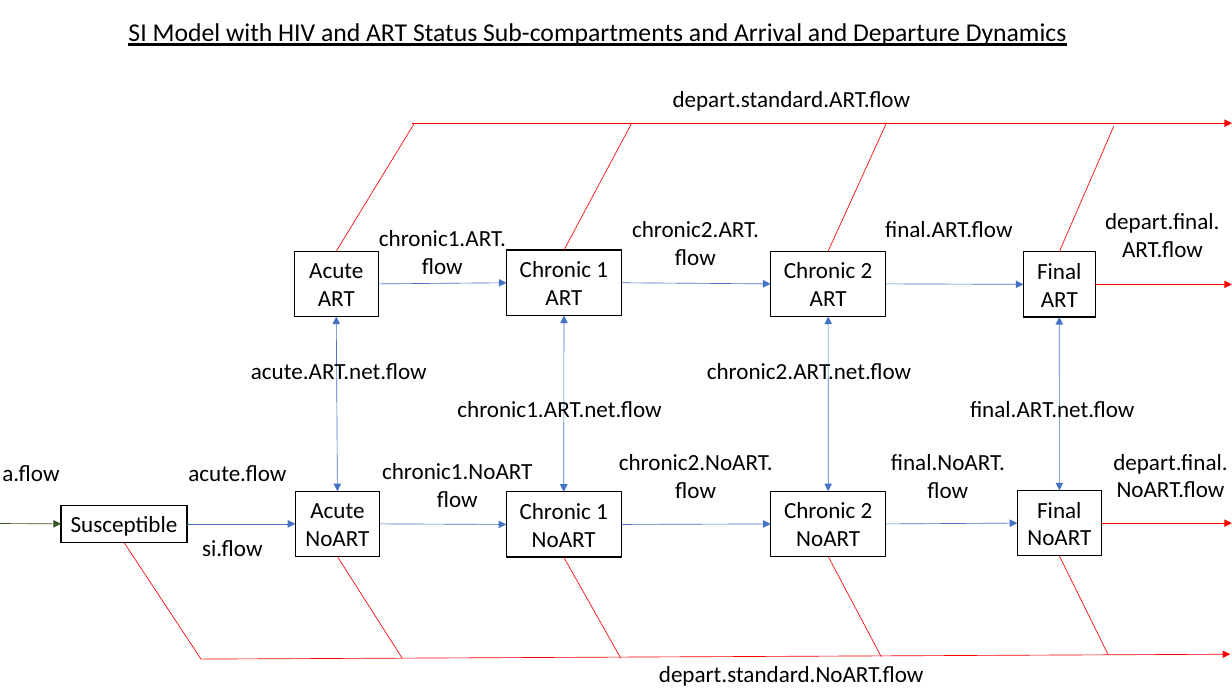
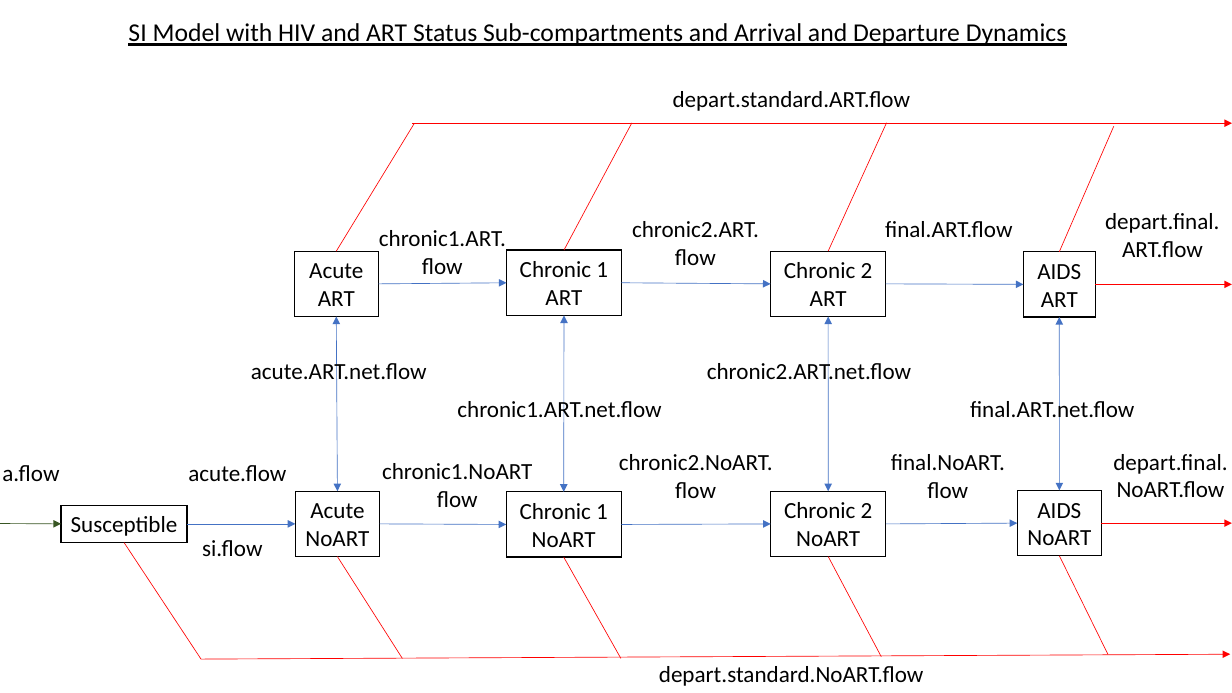
Before and after one commit to EpiModel/EpiModel-Gallery, a slide deck: slide 4 of 2019-03-HIV/HIV Model Diagram.pptx. Drawn at 1232x693 pixels with LibreOffice and Linux fonts; fonts in the diff are those of the drawing. Boxes give left, top, right and bottom in pixels: in the first picture for what was removed or moved away, otherwise in the second. Text is boxed around its words. In the diff, an @@ line names an element or a change of style, - is before the commit and + after.

Commit message:
Rename "final" stage to AIDS

```diff
--- a/2019-03-HIV/HIV Model Diagram.pptx
+++ b/2019-03-HIV/HIV Model Diagram.pptx
@@ text in rectangle at box(1037, 264, 1081, 307): text changed @@
-Final
-ART
+AIDS
+ART
@@ text in rectangle at box(1027, 503, 1091, 545): text changed @@
-Final
-NoART
+AIDS
+NoART
```
Also in this commit, not shown: 1 other slide changed, 2 other files.
